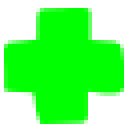
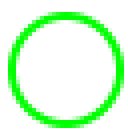
Two versions of the same layered image (128px x 136px). Layer-by-layer changes:
added layer "Ellipse 1" above "Vector Smart Object3" over [left=8, top=12, right=124, bottom=128]
hid "Vector Smart Object3" over [left=4, top=8, right=124, bottom=124]
